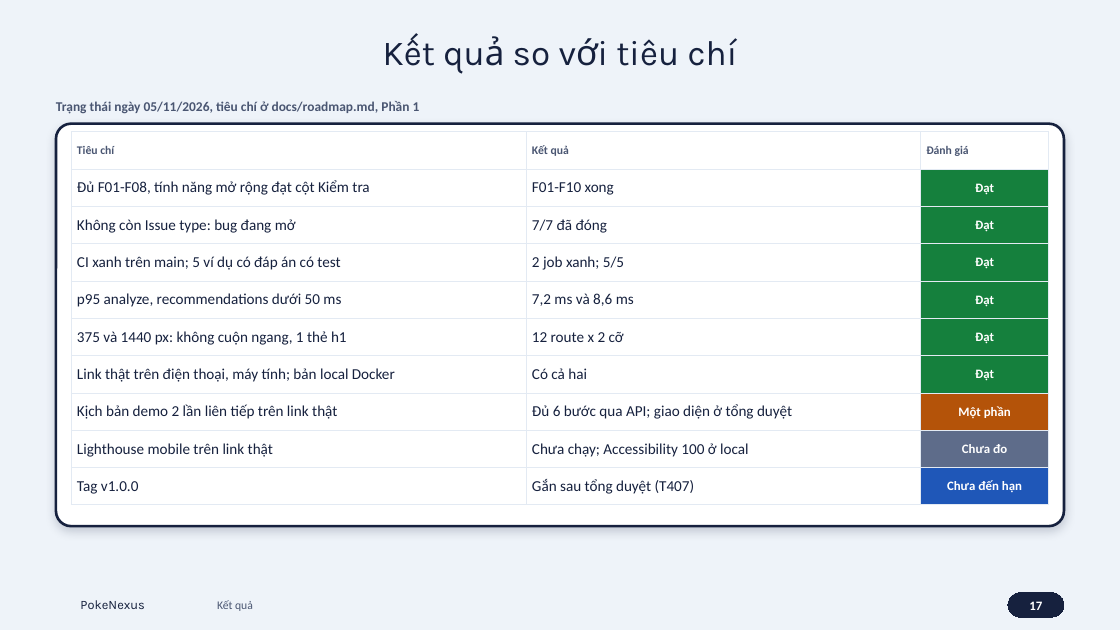
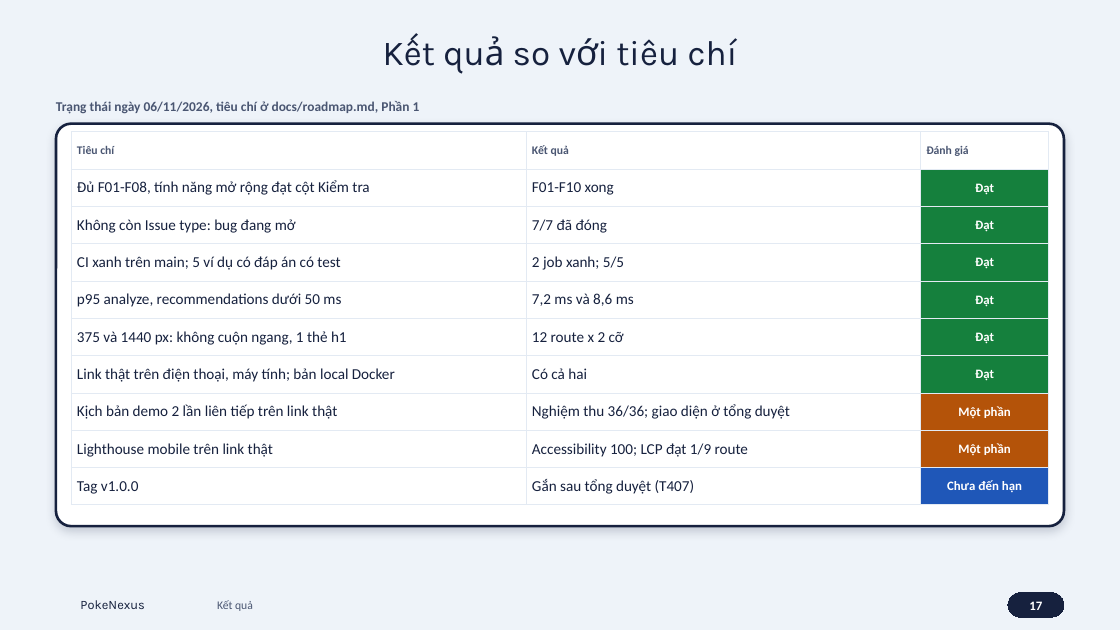
Before and after one commit to Nha-Cong-Dong/PokeNexus, a slide deck: slide 17 of docs/pitching/PokeNexus-Pitch.pptx. Drawn at 1120x630 pixels with LibreOffice and Linux fonts; fonts in the diff are those of the drawing; background and template pictures are left out. Boxes give left, top, right and bottom in pixels: in the first picture for what was removed or moved away, otherwise in the second. Text is boxed around its words. In the diff, an @@ line names an element or a change of style, - is before the commit and + after.

```diff
--- a/docs/pitching/PokeNexus-Pitch.pptx
+++ b/docs/pitching/PokeNexus-Pitch.pptx
@@ text at <box>56,101,420,114</box>: text changed @@
-Trạng thái ngày 05/11/2026, tiêu chí ở docs/roadmap.md, Phần 1
+Trạng thái ngày 06/11/2026, tiêu chí ở docs/roadmap.md, Phần 1
@@ table at <box>71,132,1049,498</box> @@
-row 8, column 2: Đủ 6 bước qua API; giao diện ở tổng duyệt
+row 8, column 2: Nghiệm thu 36/36; giao diện ở tổng duyệt
-row 9, column 2: Chưa chạy; Accessibility 100 ở local
+row 9, column 2: Accessibility 100; LCP đạt 1/9 route
-row 9, column 3: Chưa đo
+row 9, column 3: Một phần
@@ fill #5E6C8A to #B45309 in row 9, column 3 @@
```
Also in this commit, not shown: 1 other slide changed, 5 other files.
